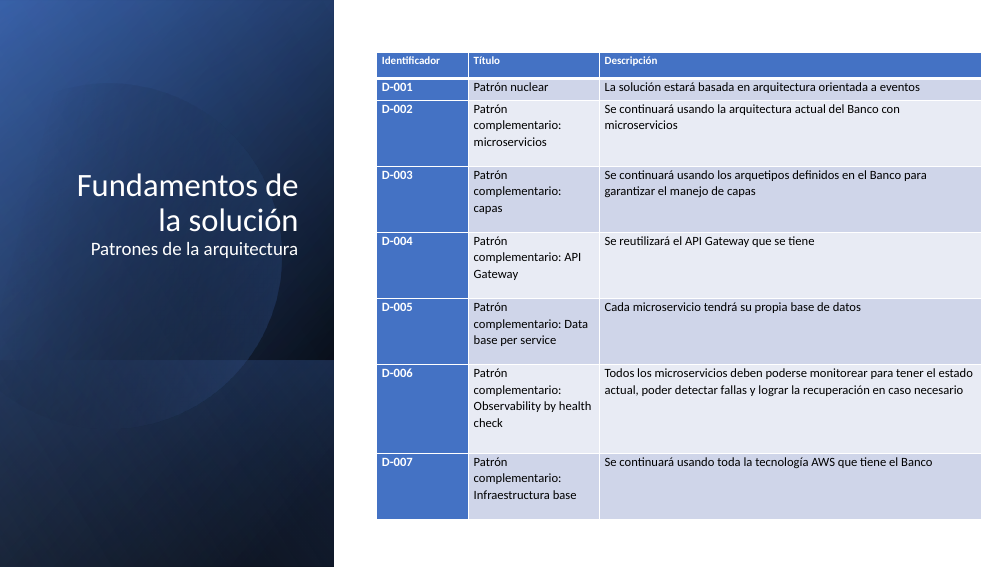
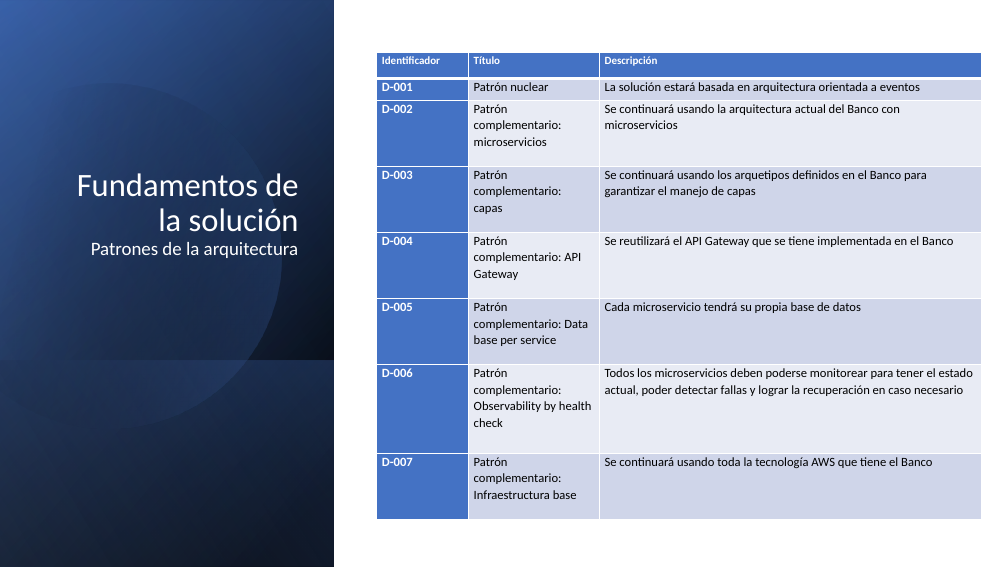
Before and after one commit to carlos-aliaga/ATM, a slide deck: slide 8 of docs/Cajero multi moneda.pptx (slide 5 before the commit). Drawn at 1008x567 pixels with LibreOffice and Linux fonts; fonts in the diff are those of the drawing. Boxes give left, top, right and bottom in pixels: in the first picture for what was removed or moved away, otherwise in the second. Text is boxed around its words. In the diff, an @@ line names an element or a change of style, - is before the commit and + after.

```diff
--- a/docs/Cajero multi moneda.pptx
+++ b/docs/Cajero multi moneda.pptx
@@ table at (377, 53, 981, 520) @@
-row 5, column 3: Se reutilizará el API Gateway que se tiene
+row 5, column 3: Se reutilizará el API Gateway que se tiene implementada en el Banco
```
Also in this commit, not shown: 3 other slides changed, 3 slides added, 1 slide removed, 1 other file.
